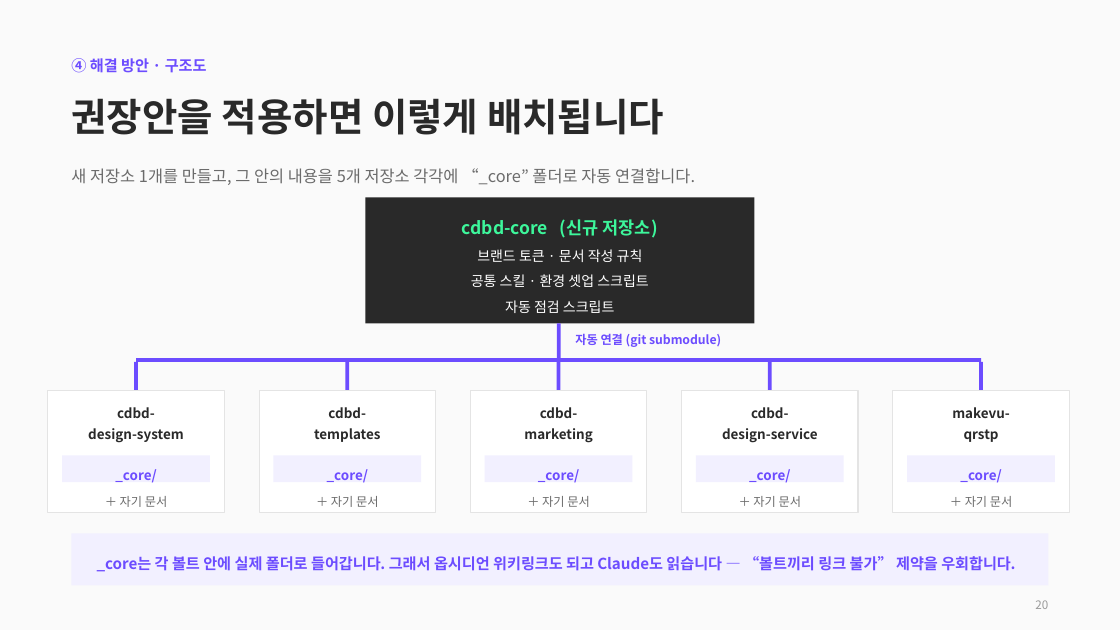
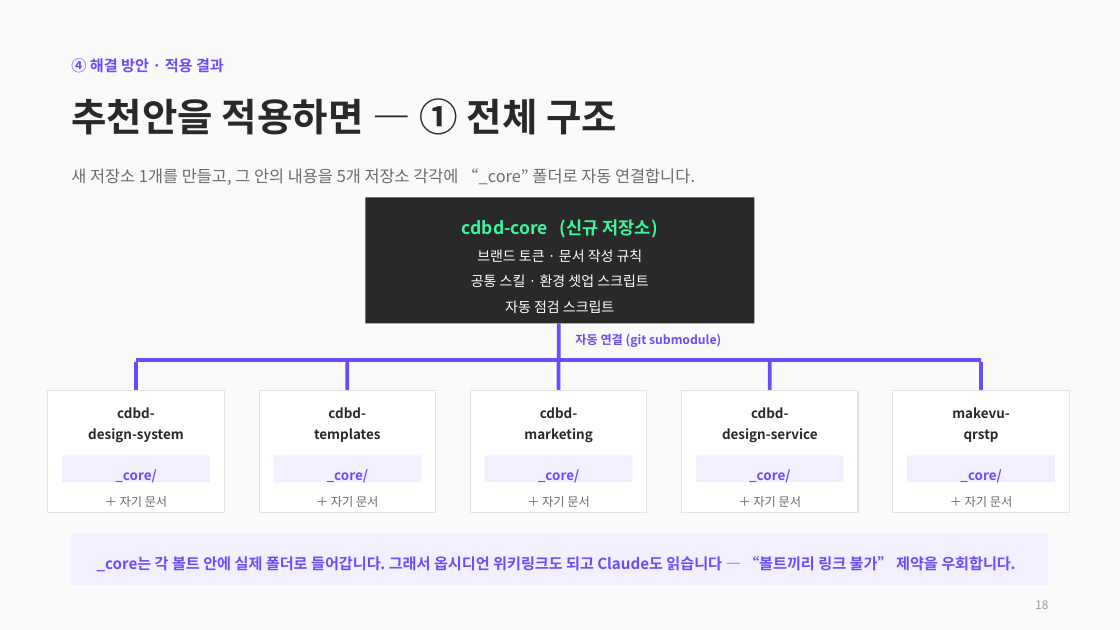
Before and after one commit to CdBd-in/design, a slide deck: slide 18 of CdBd 문서 체계 진단 및 개편 제안.pptx (slide 20 before the commit). Drawn at 1120x630 pixels with LibreOffice and Linux fonts; fonts in the diff are those of the drawing. Boxes give left, top, right and bottom in pixels: in the first picture for what was removed or moved away, otherwise in the second. Text is boxed around its words. In the diff, an @@ line names an element or a change of style, - is before the commit and + after.

```diff
--- a/CdBd 문서 체계 진단 및 개편 제안.pptx
+++ b/CdBd 문서 체계 진단 및 개편 제안.pptx
@@ text at [71, 58, 224, 73]: text changed @@
-④ 해결 방안 · 구조도
+④ 해결 방안 · 적용 결과
@@ text at [71, 98, 617, 135]: text changed @@
-권장안을 적용하면 이렇게 배치됩니다
+추천안을 적용하면 — ① 전체 구조
@@ text at [1035, 600, 1048, 609]: text changed @@
-20
+18
```
Also in this commit, not shown: 6 other slides changed, 2 slides added, 4 slides removed, 1 other file.
